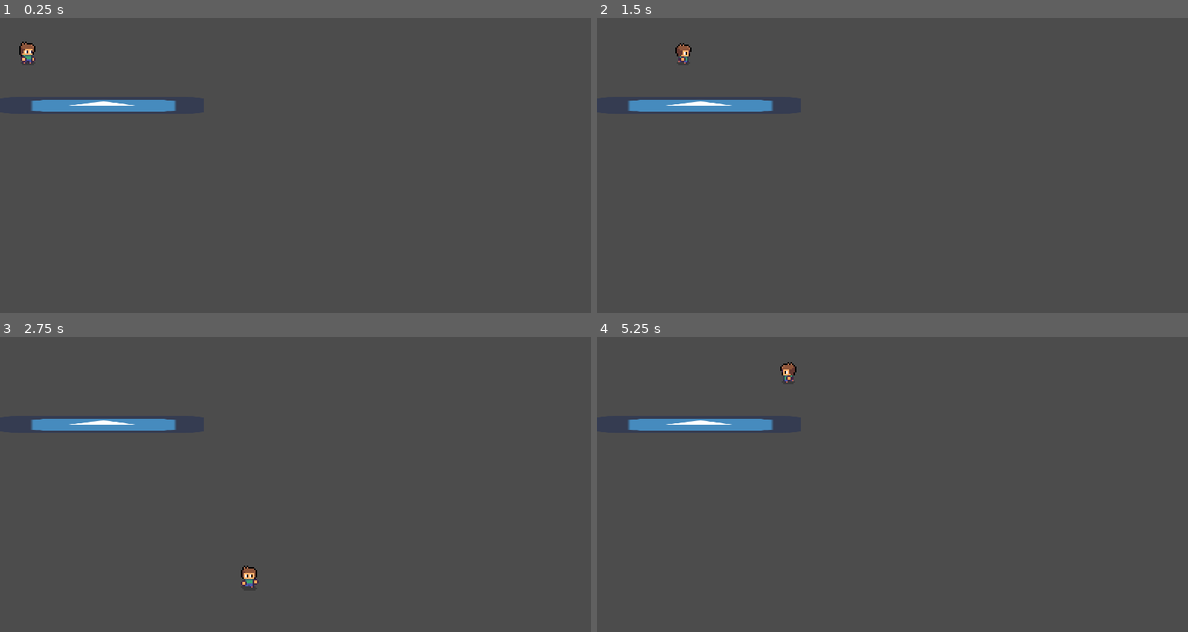
Above: before the commit, frames 1-4 (two rows, left to right).
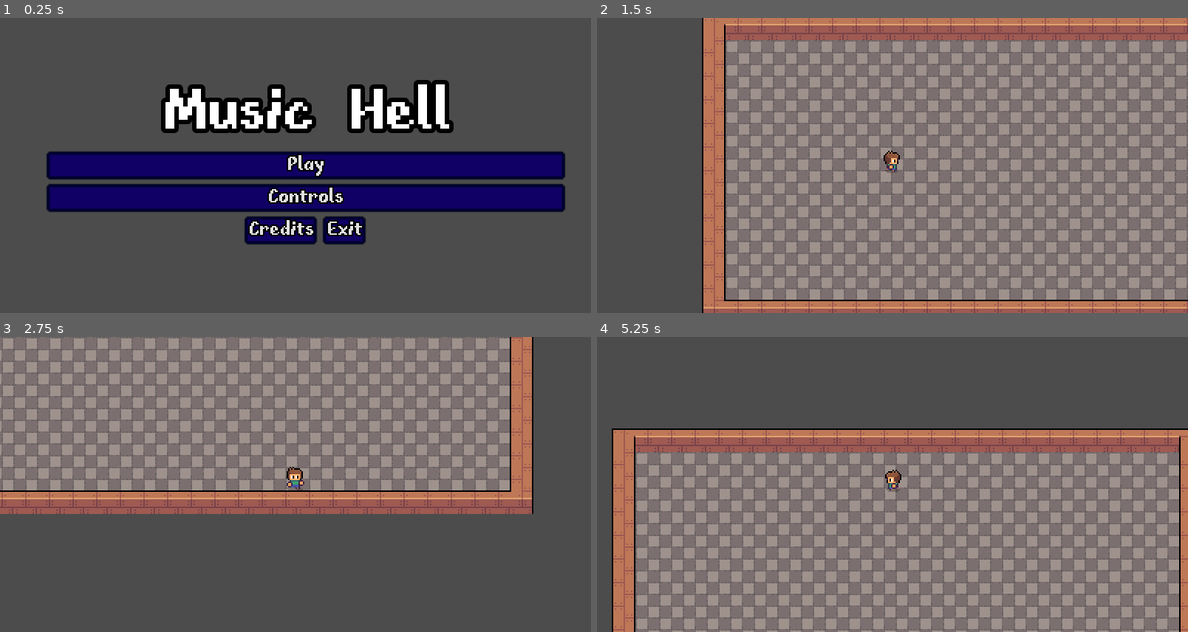
Above: after the commit, the same moments.

Repository: nicolassantibanez/music-hell
Game: Godot game, scene res://scenes/ui/main_menu.tscn
Two runs of this game, one before a commit and one after it. Both use one fixed random seed, a clock stepped at 60 frames per second and the inputs below. Before the commit the project starts from res://scenes/main.tscn. The engine's default icon, where the game draws it, is replaced by a stand-in: a white triangle on a blue panel in a dark square.
Inputs (mouse positions are in pixels of both pictures, inside the frame that each line leads up to):
- Up to frame 1 (0.25 s): no input
- Up to frame 2 (1.5 s): click (904, 165) at 0.5 s, where only the run after the commit has a clickable "Play"; move the mouse to (1022, 150) at 1.27 s; hold D (move_right) from 1.28 s (still down); click (1022, 150) at 1.42 s
- Up to frame 3 (2.75 s): move the mouse to (177, 499) at 2.02 s; release D (move_right) at 2.03 s; hold S (move_down) from 2.03 s (still down)
- Up to frame 4 (5.25 s): move the mouse to (951, 419) at 2.77 s; release S (move_down) at 2.78 s; hold D (move_right) 2.78-3.53 s; move the mouse to (862, 543) at 3.52 s; hold W (move_up) 3.53-4.28 s; click (862, 543) at 3.67 s; move the mouse to (1069, 528) at 4.27 s; hold A (move_left) from 4.28 s (still down); move the mouse to (715, 440) at 5.02 s

The runs differ from the first frame. In frame 1, 25% of the frame differs, in the area x 3-96%, y 8-77%; in frame 2, 83%, in the area x 5-100%, y 0-100%; in frame 3, 54%; in frame 4, 68%.

Commit message:
se agrega camara al protagonista

Diff:
--- a/project.godot
+++ b/project.godot
@@ -45,7 +45,7 @@
 [application]
 
 config/name="Music Hell"
-run/main_scene="res://scenes/main.tscn"
+run/main_scene="res://scenes/ui/main_menu.tscn"
 config/icon="res://icon.png"
 
 [display]
@@ -118,4 +118,5 @@
 
 [rendering]
 
+2d/snapping/use_gpu_pixel_snap=true
 environment/default_environment="res://default_env.tres"
--- a/scenes/Prota.tscn
+++ b/scenes/Prota.tscn
@@ -461,3 +461,6 @@
 tree_root = SubResource( 13 )
 anim_player = NodePath("../AnimationPlayer")
 parameters/playback = SubResource( 14 )
+
+[node name="Camera2D" type="Camera2D" parent="."]
+current = true
--- a/scenes/Protagonista.tscn
+++ /dev/null
@@ -1,20 +0,0 @@
-[gd_scene load_steps=4 format=2]
-
-[ext_resource path="res://assets/Personajes/MiniVillagerMan.png" type="Texture" id=1]
-[ext_resource path="res://scripts/Protagonista.gd" type="Script" id=2]
-
-[sub_resource type="CapsuleShape2D" id=1]
-radius = 5.0
-height = 2.0
-
-[node name="Protagonista" type="KinematicBody2D"]
-script = ExtResource( 2 )
-
-[node name="CollisionShape2D" type="CollisionShape2D" parent="."]
-shape = SubResource( 1 )
-
-[node name="Sprite" type="Sprite" parent="."]
-position = Vector2( 0, -9 )
-texture = ExtResource( 1 )
-hframes = 6
-vframes = 5
--- /dev/null
+++ b/scenes/notas/corchea_azul.tscn
@@ -0,0 +1,11 @@
+[gd_scene load_steps=2 format=2]
+
+[ext_resource path="res://assets/Notas/corchea azul/Music_11.png" type="Texture" id=1]
+
+[node name="CorcheaAzul" type="Area2D"]
+
+[node name="CollisionShape2D" type="CollisionShape2D" parent="."]
+
+[node name="Sprite" type="Sprite" parent="."]
+scale = Vector2( 0.133333, 0.133333 )
+texture = ExtResource( 1 )
--- a/scenes/ui/main_menu.tscn
+++ b/scenes/ui/main_menu.tscn
@@ -13,6 +13,10 @@
 [node name="MainMenu" type="MarginContainer"]
 anchor_right = 1.0
 anchor_bottom = 1.0
+margin_left = 7.0
+margin_top = -1.0
+margin_right = 7.0
+margin_bottom = -1.0
 theme = ExtResource( 2 )
 script = ExtResource( 3 )
 
Not shown, added: builds/Music Hellv01a.exe
